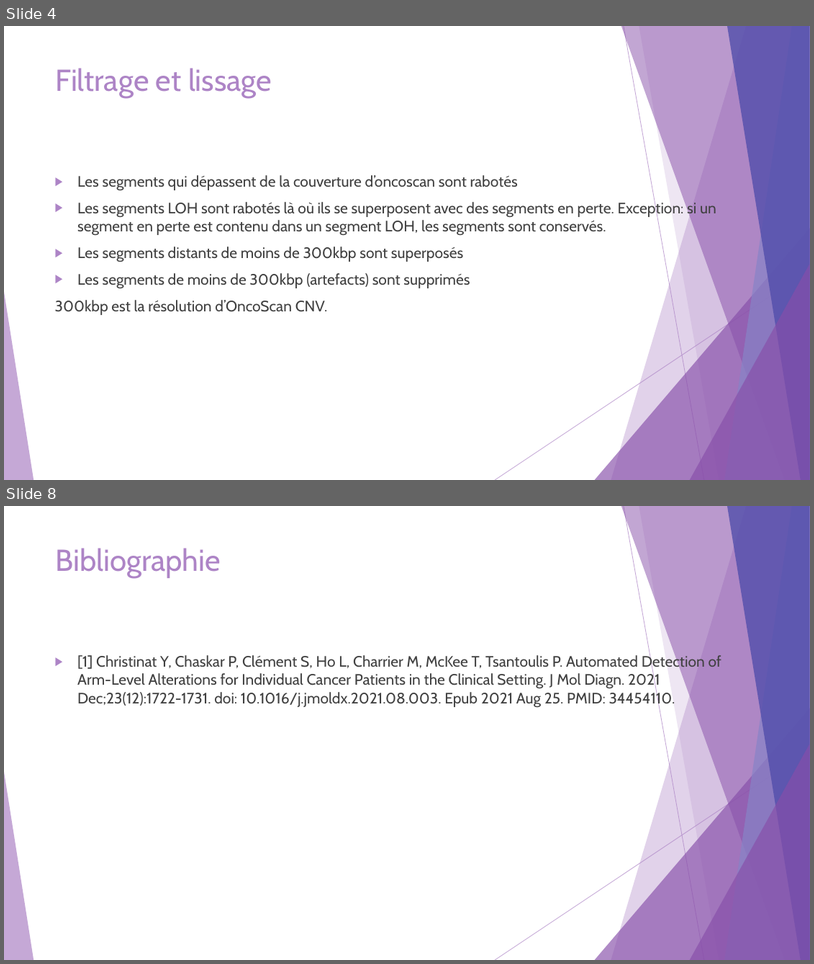
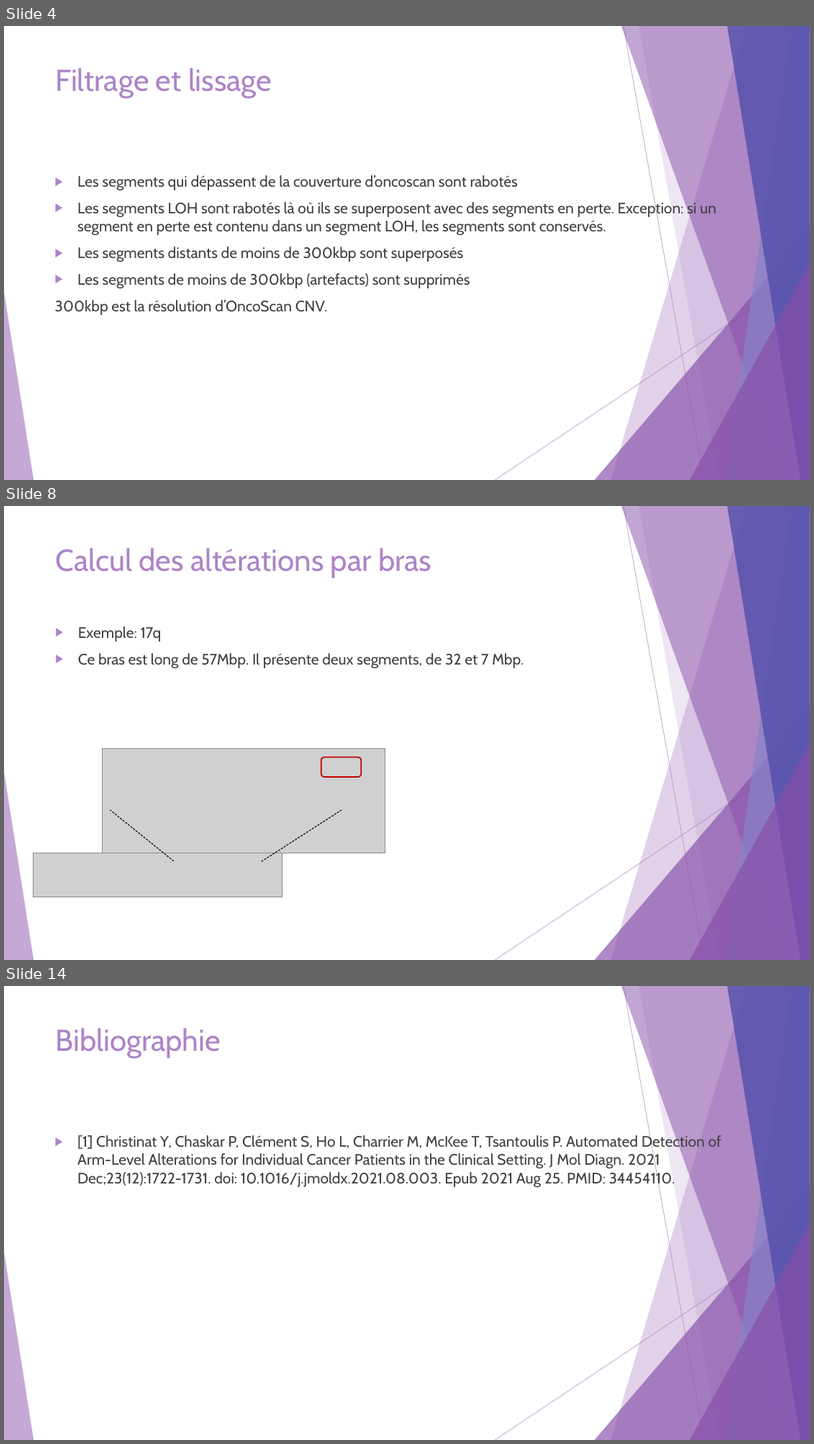
Before and after one commit to Elie-Bordron/DEA-dataviz, a slide deck: docs/docs_I_made/slides/OncoscanR.pptx. Shown one above the other, each under a label of ours: slides 4 and 8 before the commit, slides 4, 8 and 14 after it; the slides between them are not shown. The pictures are 814x964 and 814x1444 pixels, drawn with LibreOffice and Linux fonts; fonts in the diff are those of the drawing; grey boxes stand for pictures. Boxes give left, top, right and bottom in pixels: in the first picture for what was removed or moved away, otherwise in the second. Text is boxed around its words. In the diff, an @@ line names an element or a change of style, - is before the commit and + after.

```diff
--- a/docs/docs_I_made/slides/OncoscanR.pptx
+++ b/docs/docs_I_made/slides/OncoscanR.pptx
@@ slide 8 added at bbox=[4, 506, 810, 960], background #FFFFFF; not listed: 10 template elements that a slide beside it also shows @@
@@ title added at bbox=[55, 548, 432, 578], 36 pt, text #AD84C6 @@
+Calcul des altérations par bras
@@ text added at bbox=[78, 626, 524, 669], 18 pt, text #404040 @@
+▶ Exemple: 17q
+▶ Ce bras est long de 57Mbp. Il présente deux segments, de 32 et 7 Mbp.
@@ picture added at bbox=[102, 749, 386, 853] @@
@@ rounded rectangle added at bbox=[322, 757, 362, 777], outline #C00000 1.5 pt @@
@@ line added from (173, 860) to (111, 811), #000000 1 pt dashed @@
@@ line added from (262, 861) to (342, 811), #000000 1 pt dashed @@
@@ picture added at bbox=[33, 852, 282, 897] @@
@@ what was slide 8 is now slide 14 @@
```
Also in this commit, not shown: 3 slides changed, 6 other slides added, 1 slide removed, 33 other files.
